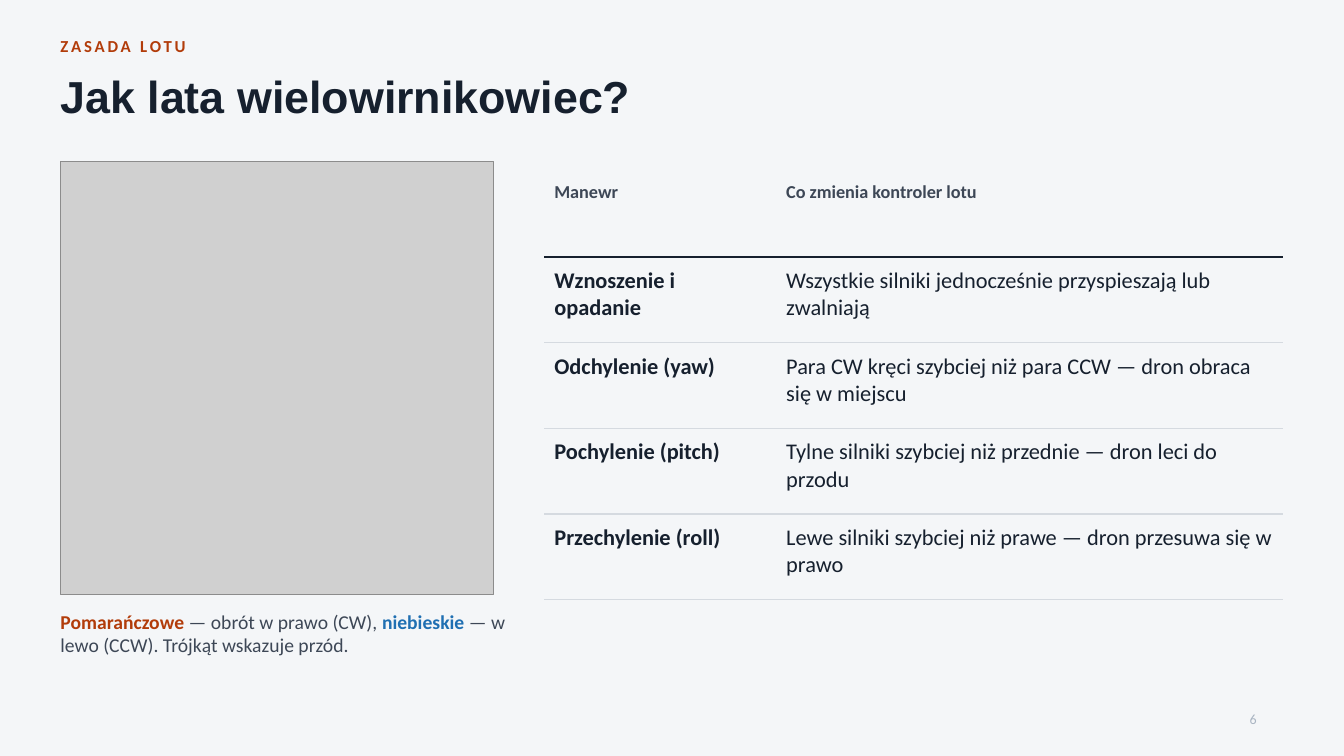
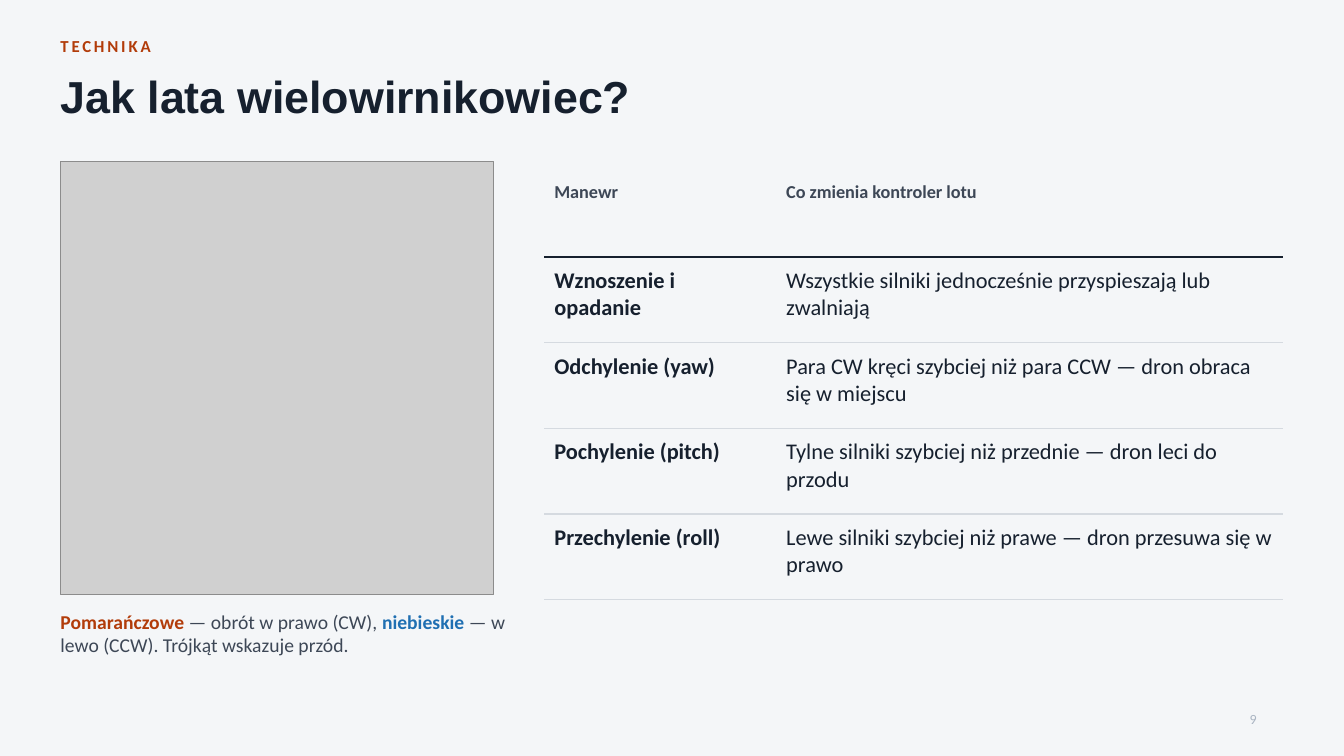
Before and after one commit to Pawel202685/psychic-octo-invention, a slide deck: slide 9 of Ogolna_wiedza_o_BSP.pptx (slide 6 before the commit). Drawn at 1344x756 pixels with LibreOffice and Linux fonts; fonts in the diff are those of the drawing; grey boxes stand for pictures. Boxes give left, top, right and bottom in pixels: in the first picture for what was removed or moved away, otherwise in the second. Text is boxed around its words. In the diff, an @@ line names an element or a change of style, - is before the commit and + after.

```diff
--- a/Ogolna_wiedza_o_BSP.pptx
+++ b/Ogolna_wiedza_o_BSP.pptx
@@ text at [60,41,150,52]: text changed @@
-ZASADA LOTU
+TECHNIKA
@@ page number at [1250,715,1257,724]: text changed @@
-6
+9
```
Also in this commit, not shown: 5 other slides changed, 15 slides added.
